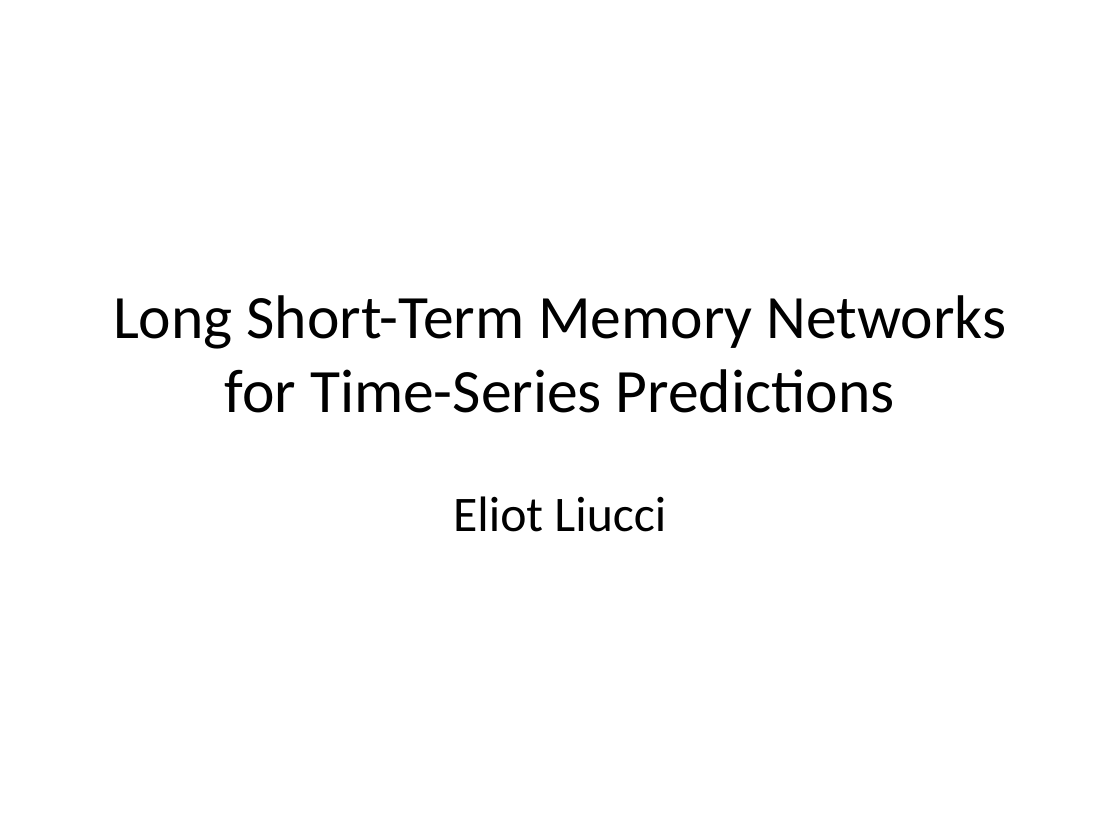
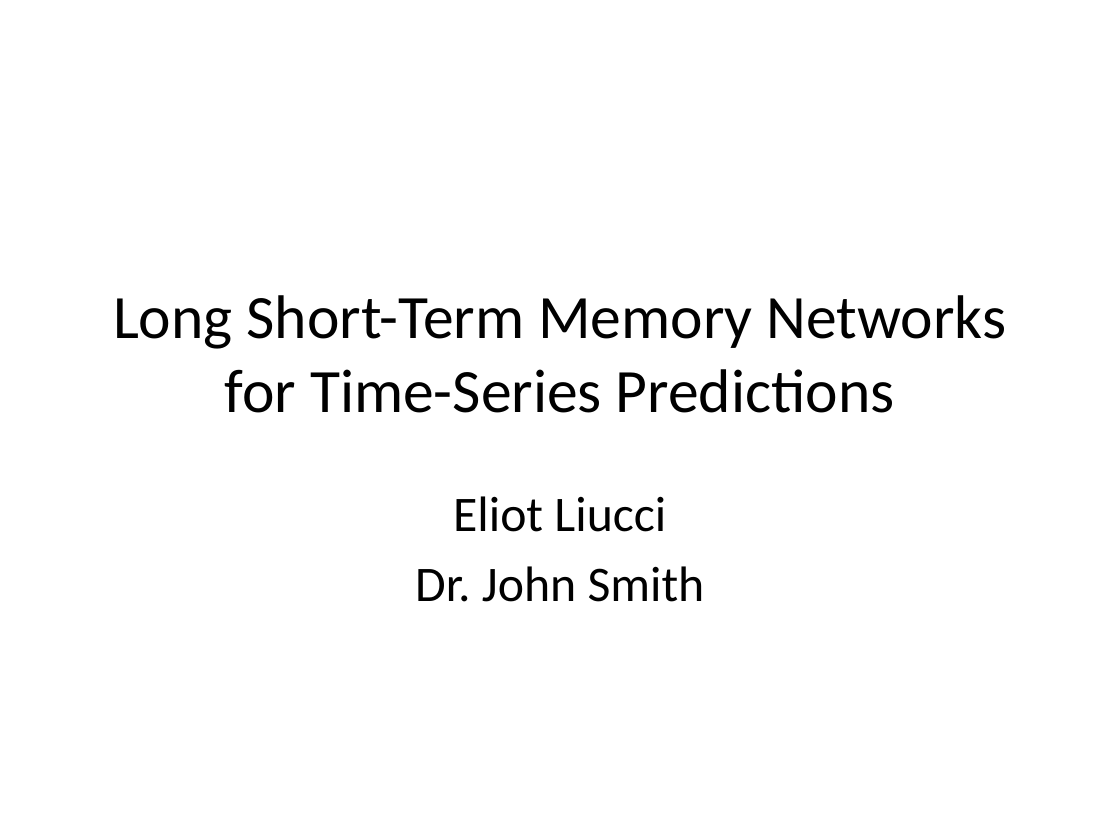
Before and after one commit to lliucci/LSTM-Explorative-Project, a slide deck: slide 1 of Deliverables/Presentation/Writing_Project_Presentation.pptx. Drawn at 1120x840 pixels with LibreOffice and Linux fonts; fonts in the diff are those of the drawing; background and template pictures are left out. Boxes give left, top, right and bottom in pixels: in the first picture for what was removed or moved away, otherwise in the second. Text is boxed around its words. In the diff, an @@ line names an element or a change of style, - is before the commit and + after.

Commit message:
Meeting with John 3/19

```diff
--- a/Deliverables/Presentation/Writing_Project_Presentation.pptx
+++ b/Deliverables/Presentation/Writing_Project_Presentation.pptx
@@ subtitle at <box>415,566,705,602</box>: paragraph added @@
+Dr. John Smith
```
Also in this commit, not shown: 1 other slide changed, 1 other file.
